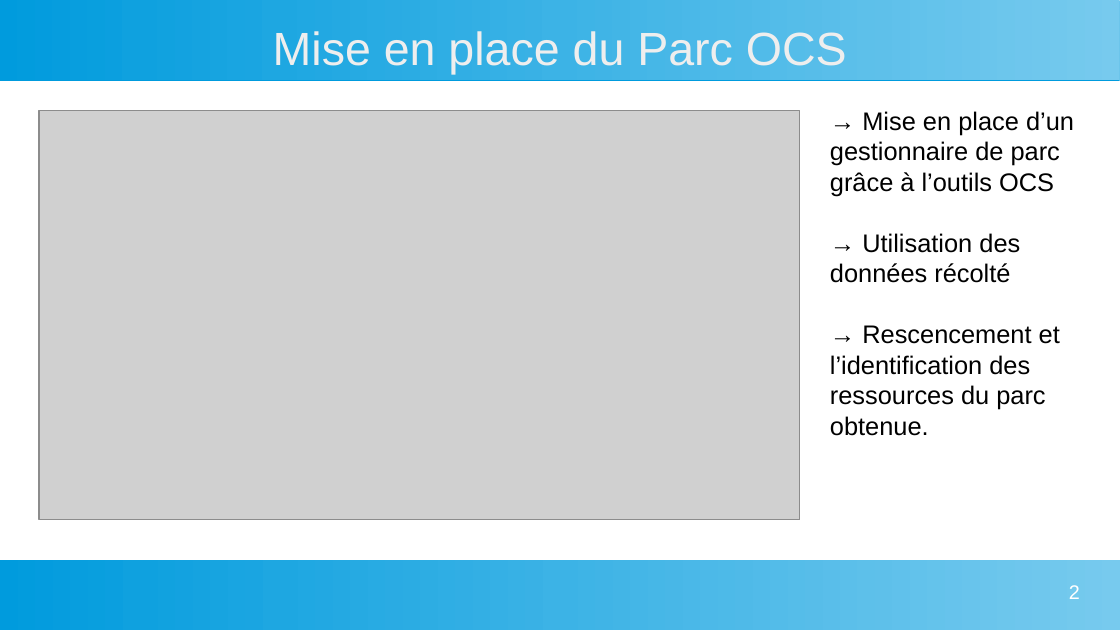
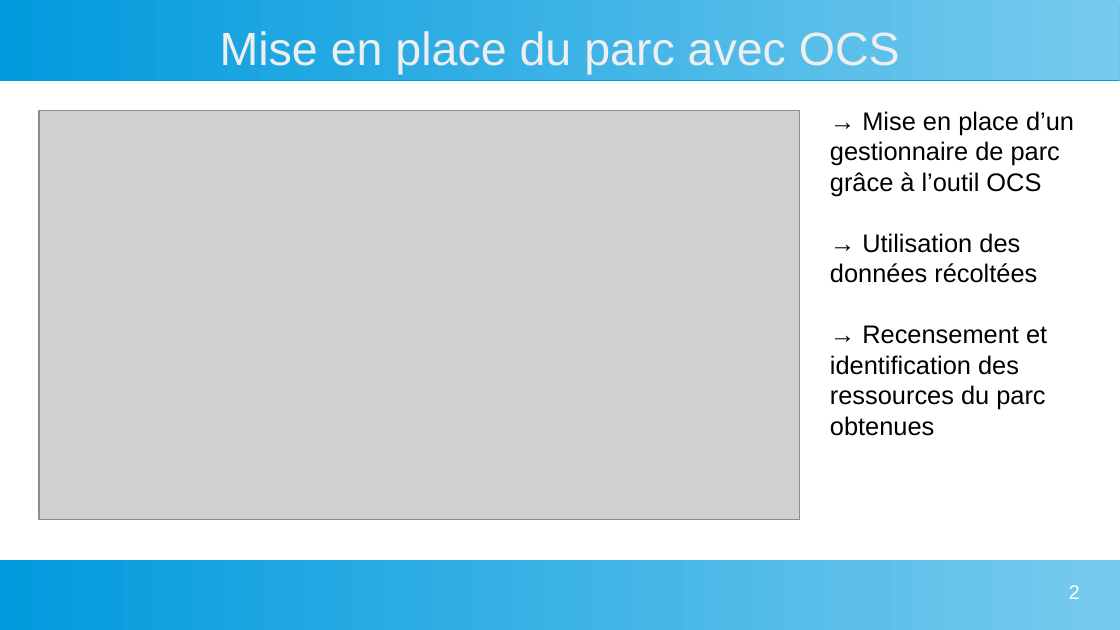
Before and after one commit to killex8569/Mon-Portfolio, a slide deck: slide 2 of data/Preuve 1.2 Gérer le patrimoine informatique d'une organisation OCS.odp. Drawn at 1120x630 pixels with LibreOffice and Linux fonts; fonts in the diff are those of the drawing; grey boxes stand for pictures. Boxes give left, top, right and bottom in pixels: in the first picture for what was removed or moved away, otherwise in the second. Text is boxed around its words. In the diff, an @@ line names an element or a change of style, - is before the commit and + after.

```diff
--- a/data/Preuve 1.2 Gérer le patrimoine informatique d'une organisation OCS.odp
+++ b/data/Preuve 1.2 Gérer le patrimoine informatique d'une organisation OCS.odp
@@ title at [220, 31, 900, 74]: text changed @@
-Mise en place du Parc OCS
+Mise en place du parc avec OCS
@@ text at [830, 111, 1074, 436]: text changed @@
-→ Mise en place d’un gestionnaire de parc grâce à l’outils OCS
-→ Utilisation des données récolté
-→ Rescencement et l’identification des ressources du parc obtenue.
+→ Mise en place d’un gestionnaire de parc grâce à l’outil OCS
+→ Utilisation des données récoltées
+→ Recensement et identification des ressources du parc obtenues
```
Also in this commit, not shown: 1 other slide changed, 1 slide added, 1 slide removed, 9 other files.
